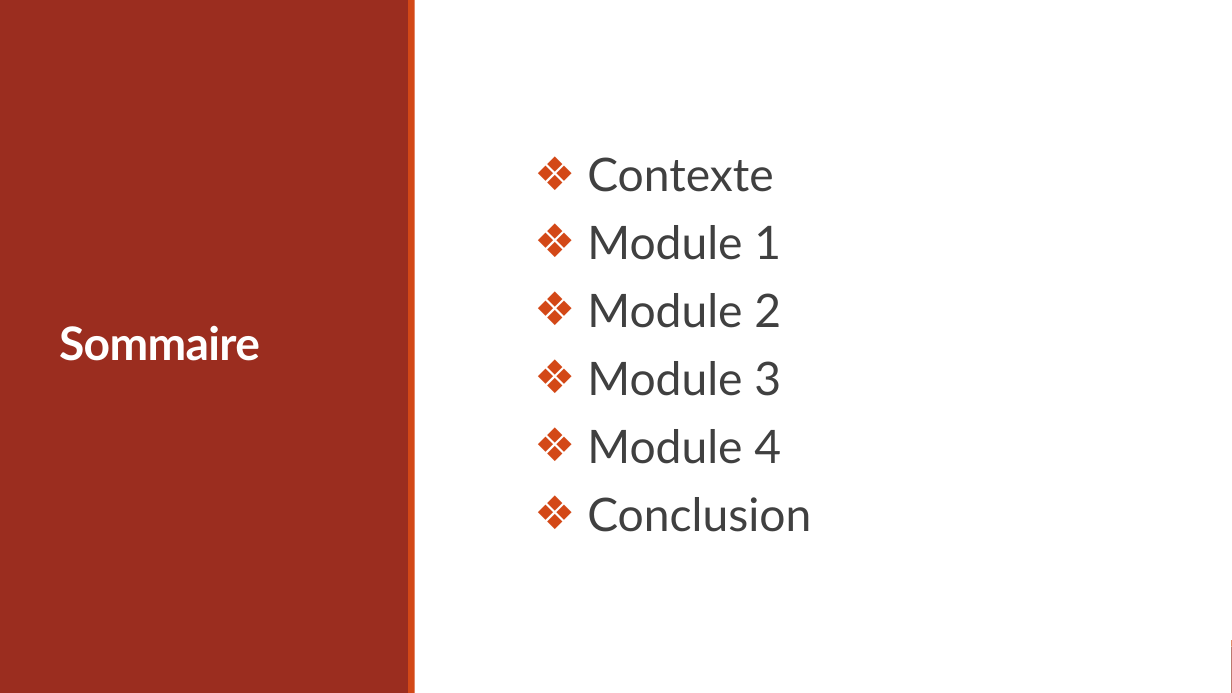
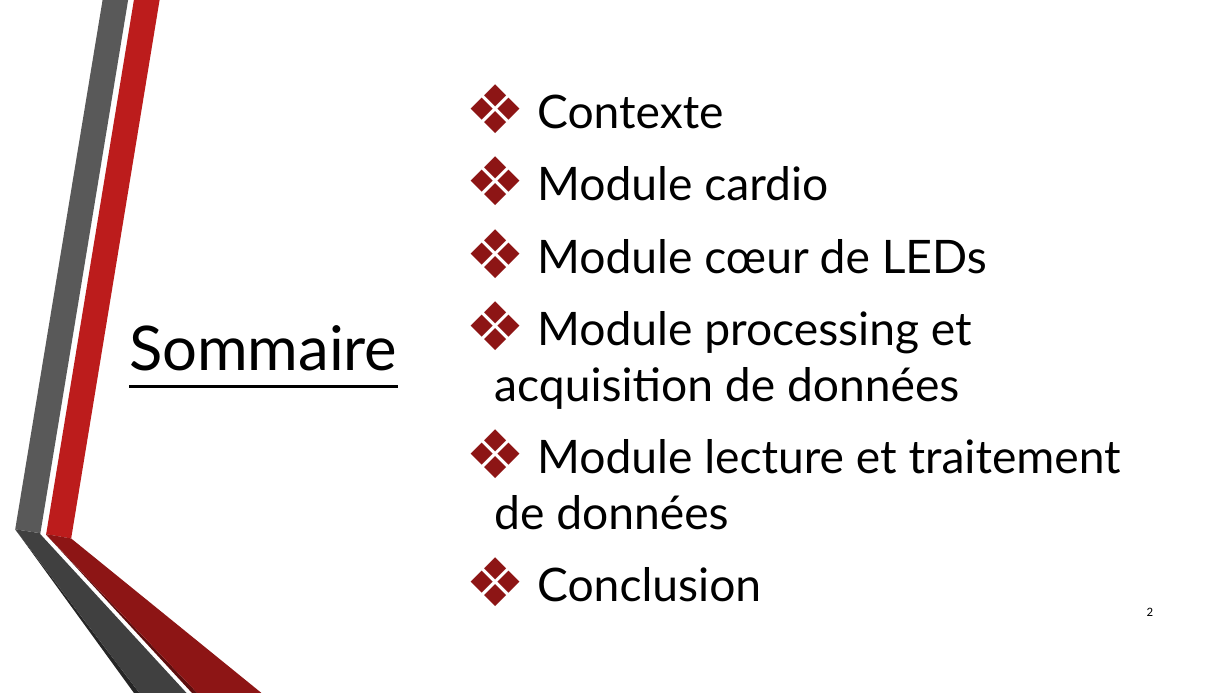
Before and after one commit to Taikylah/Projet-Groupe-4, a slide deck: slide 2 of Présentation.pptx. Drawn at 1232x693 pixels with LibreOffice and Linux fonts; fonts in the diff are those of the drawing. Boxes give left, top, right and bottom in pixels: in the first picture for what was removed or moved away, otherwise in the second. Text is boxed around its words. In the diff, an @@ line names an element or a change of style, - is before the commit and + after.

```diff
--- a/Présentation.pptx
+++ b/Présentation.pptx
@@ rectangle removed at [0,0,1232,693] @@
@@ rectangle removed at [0,0,409,693] @@
@@ rectangle removed at [409,0,415,693] @@
@@ text "Contexte": place and size @@
-text "Contexte" at [587,157,811,532]
+text "Contexte" at [494,94,1121,602]
@@ text at [537,94,761,602]: text colour #404040 to #000000 in "Contexte", "Conclusion"; indent changed; line spacing 0.9 to 1; bullet colour #D34817 to #8D1515 @@
@@ text at [494,166,1121,530]: text changed; text colour #404040 to #000000 @@
-❖ Module 1
-❖ Module 2
-❖ Module 3
-❖ Module 4
+❖ Module cardio
+❖ Module cœur de LEDs
+❖ Module processing et acquisition de données
+❖ Module lecture et traitement de données
@@ text "Sommaire": place and size @@
-text "Sommaire" at [59,325,260,361]
+text "Sommaire" at [129,325,397,371]
@@ text "Sommaire" at [129,325,397,371]: size 36 to 48 pt, text colour #FFFFFF to #000000, letter spacing -0.5 to 0 pt, bold off, underline on; line spacing 0.85 to 1; vertical alignment middle to top @@
@@ group added at [15,0,262,693]: 6 freeform shapes @@
@@ page number added at [1147,607,1153,616], 10 pt, text #000000 @@
+2
@@ rectangle removed at [0,647,1232,693] @@
@@ rectangle removed at [0,640,1232,647] @@
```
Also in this commit, not shown: 5 other slides changed, 11 slides added, 5 slides removed, 8 other files.
